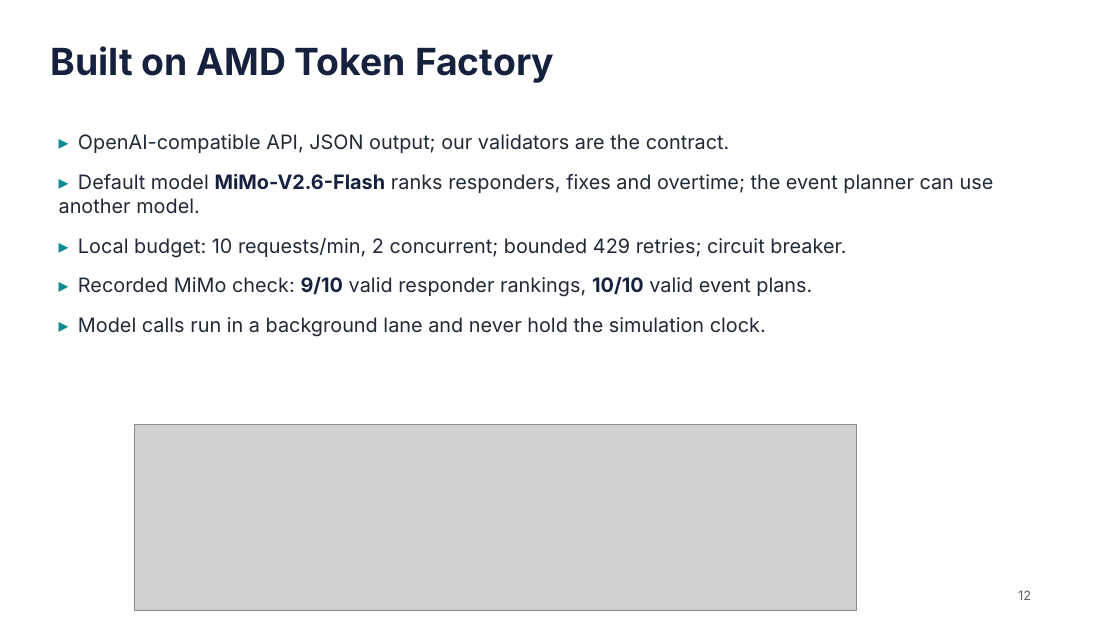
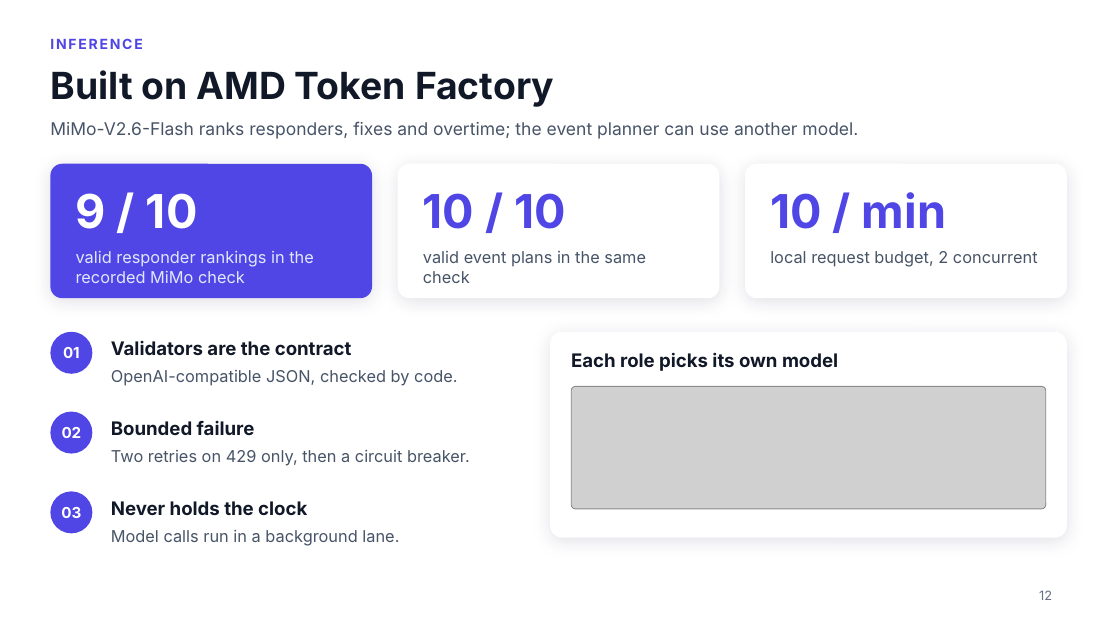
Before and after one commit to e8aura-makodev58/amd-compass, a slide deck: slide 12 of docs/submission/ResponseCompass-deck.pptx. Drawn at 1120x630 pixels with LibreOffice and Linux fonts; fonts in the diff are those of the drawing; grey boxes stand for pictures; background and template pictures are left out. Boxes give left, top, right and bottom in pixels: in the first picture for what was removed or moved away, otherwise in the second. Text is boxed around its words. In the diff, an @@ line names an element or a change of style, - is before the commit and + after.

```diff
--- a/docs/submission/ResponseCompass-deck.pptx
+++ b/docs/submission/ResponseCompass-deck.pptx
@@ text added at box(50, 38, 142, 49), 12 pt, text #4F46E5, bold @@
+INFERENCE
@@ text "Built on AMD Token Factory": place and size @@
-text "Built on AMD Token Factory" at box(50, 46, 554, 83)
+text "Built on AMD Token Factory" at box(50, 70, 554, 107)
@@ text "Built on AMD Token Factory" at box(50, 70, 554, 107): text colour #16213E to #111827 @@
@@ text added at box(50, 121, 858, 139), 15 pt, text #475467 @@
+MiMo-V2.6-Flash ranks responders, fixes and overtime; the event planner can use another model.
@@ text removed at box(59, 134, 994, 337) @@
-▸ OpenAI-compatible API, JSON output; our validators are the contract.
-▸ Default model MiMo-V2.6-Flash ranks responders, fixes and overtime; the event planner can use another model.
-▸ Local budget: 10 requests/min, 2 concurrent; bounded 429 retries; circuit breaker.
-▸ Recorded MiMo check: 9/10 valid responder rankings, 10/10 valid event plans.
-▸ Model calls run in a background lane and never hold the simulation clock.
@@ rounded rectangle added at box(50, 164, 372, 298), fill #4F46E5 @@
@@ rounded rectangle added at box(398, 164, 720, 298), fill #FFFFFF @@
@@ rounded rectangle added at box(745, 164, 1067, 298), fill #FFFFFF @@
@@ text added at box(76, 193, 198, 229), 40 pt, text #FFFFFF, bold @@
+9 / 10
@@ text added at box(423, 193, 567, 229), 40 pt, text #4F46E5, bold @@
+10 / 10
@@ text added at box(770, 192, 946, 229), 40 pt, text #4F46E5, bold @@
+10 / min
@@ text added at box(76, 251, 314, 283), 14 pt, text #E0E7FF @@
+valid responder rankings in the recorded MiMo check
@@ text added at box(423, 251, 646, 283), 14 pt, text #475467 @@
+valid event plans in the same check
@@ text added at box(770, 251, 1038, 267), 14 pt, text #475467 @@
+local request budget, 2 concurrent
@@ ellipse added at box(50, 332, 92, 374), fill #4F46E5 @@
@@ text added at box(63, 347, 80, 358), 13 pt, text #FFFFFF, bold @@
+01
@@ text added at box(111, 341, 352, 356), 16 pt, text #111827, bold @@
+Validators are the contract
@@ rounded rectangle added at box(550, 332, 1067, 538), fill #FFFFFF @@
@@ text added at box(571, 352, 838, 371), 16 pt, text #111827, bold @@
+Each role picks its own model
@@ text added at box(111, 370, 457, 386), 14 pt, text #475467 @@
+OpenAI-compatible JSON, checked by code.
@@ picture: place and size @@
-picture at box(134, 424, 857, 611)
+picture at box(571, 386, 1046, 509)
@@ ellipse added at box(50, 412, 92, 454), fill #4F46E5 @@
@@ text added at box(62, 427, 82, 438), 13 pt, text #FFFFFF, bold @@
+02
@@ text added at box(111, 421, 255, 435), 16 pt, text #111827, bold @@
+Bounded failure
@@ text added at box(111, 450, 470, 466), 14 pt, text #475467 @@
+Two retries on 429 only, then a circuit breaker.
@@ ellipse added at box(50, 492, 92, 534), fill #4F46E5 @@
@@ text added at box(61, 507, 81, 518), 13 pt, text #FFFFFF, bold @@
+03
@@ text added at box(111, 501, 307, 516), 16 pt, text #111827, bold @@
+Never holds the clock
@@ text added at box(111, 530, 399, 546), 14 pt, text #475467 @@
+Model calls run in a background lane.
@@ text "12": place and size @@
-text "12" at box(1018, 590, 1031, 600)
+text "12" at box(1039, 590, 1052, 600)
@@ text "12" at box(1039, 590, 1052, 600): text colour #5B6474 to #667085 @@
```
Also in this commit, not shown: 11 other slides changed, 2 slides added, 2 slides removed, 8 other files.
